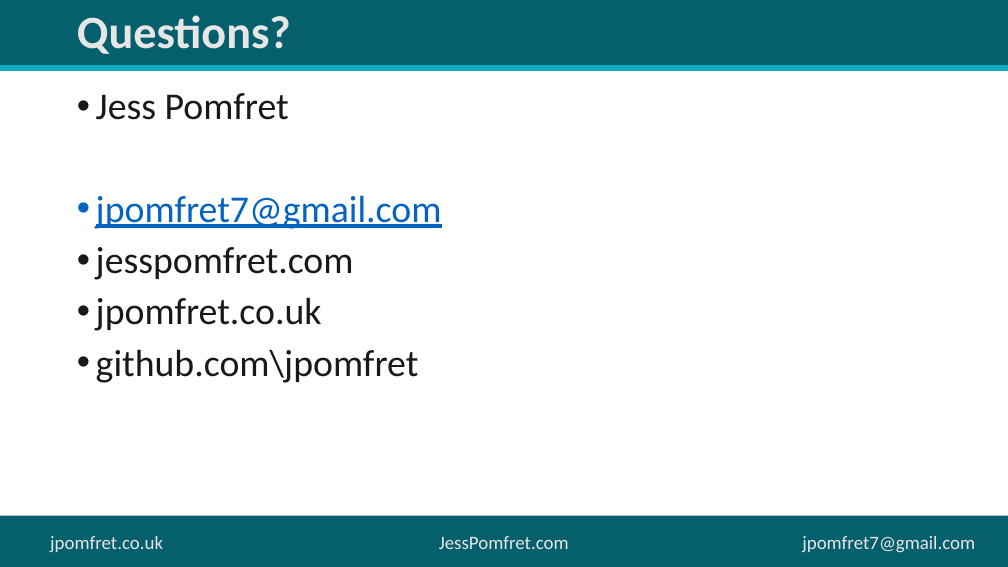
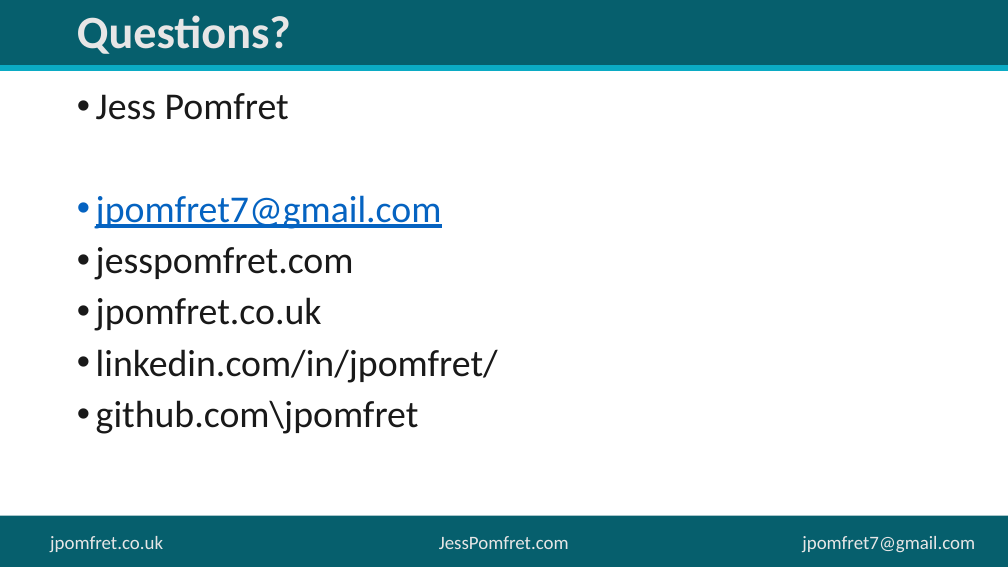
Before and after one commit to jpomfret/dbatools-MorningChecks, a slide deck: slide 7 of dbatools-MorningChecks.pptx (slide 8 before the commit). Drawn at 1008x567 pixels with LibreOffice and Linux fonts; fonts in the diff are those of the drawing; background and template pictures are left out. Boxes give left, top, right and bottom in pixels: in the first picture for what was removed or moved away, otherwise in the second. Text is boxed around its words. In the diff, an @@ line names an element or a change of style, - is before the commit and + after.

```diff
--- a/dbatools-MorningChecks.pptx
+++ b/dbatools-MorningChecks.pptx
@@ text at box(96, 349, 498, 383): paragraph added @@
+• linkedin.com/in/jpomfret/
```
Also in this commit, not shown: 6 other slides changed, 3 slides added, 1 slide removed.
